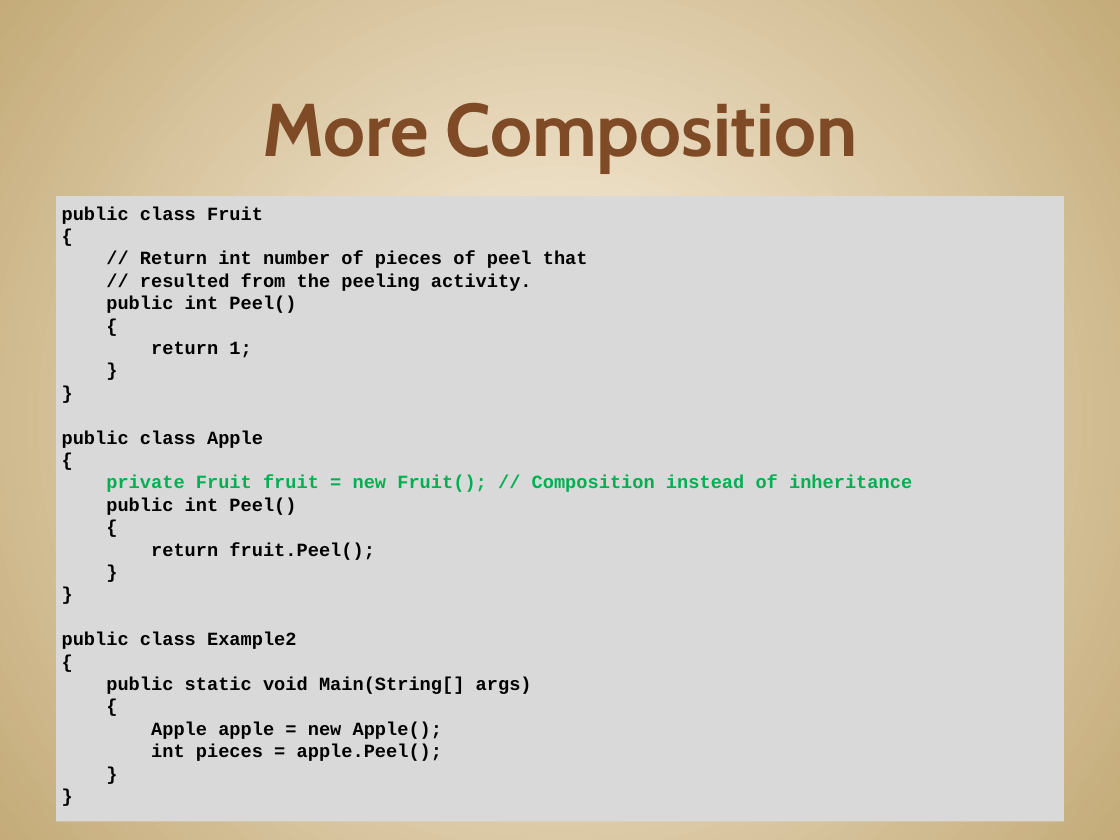
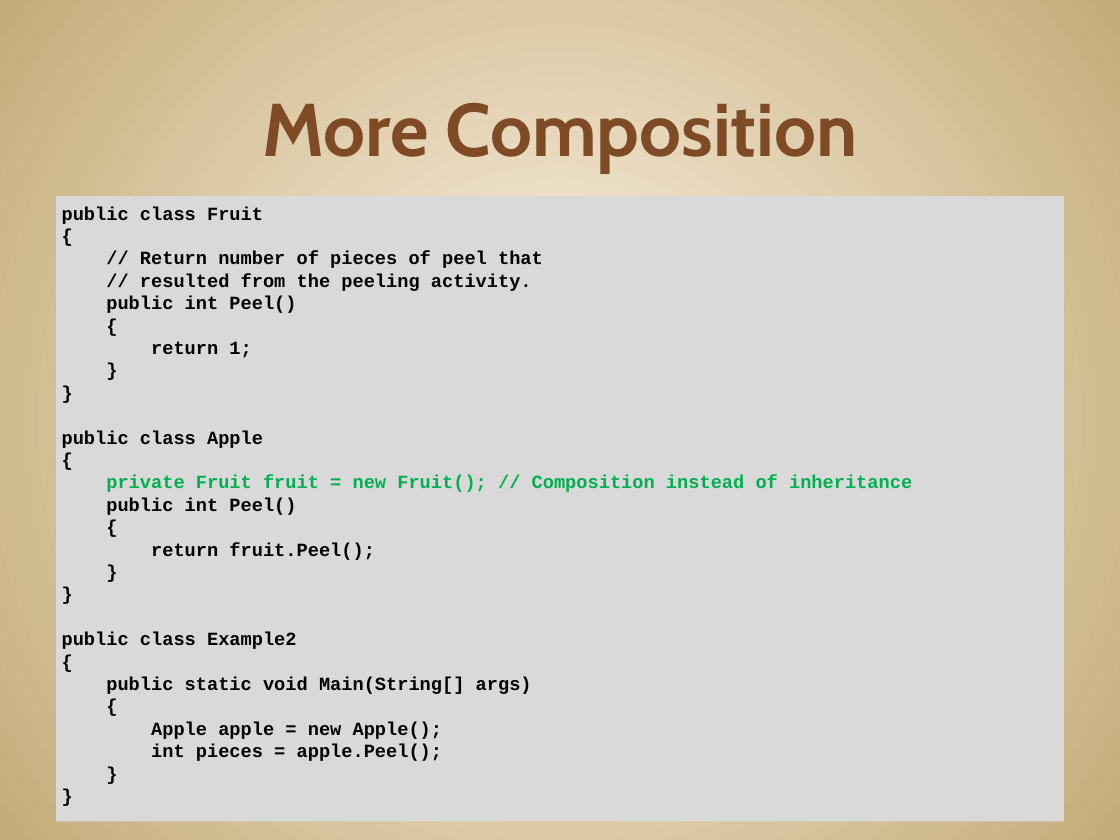
Before and after one commit to JonKruger/oop-solid-sample, a slide deck: slide 44 of slides/OOP-SOLID-CodeMash.pptx. Drawn at 1120x840 pixels with LibreOffice and Linux fonts; fonts in the diff are those of the drawing. Boxes give left, top, right and bottom in pixels: in the first picture for what was removed or moved away, otherwise in the second. Text is boxed around its words. In the diff, an @@ line names an element or a change of style, - is before the commit and + after.

```diff
--- a/slides/OOP-SOLID-CodeMash.pptx
+++ b/slides/OOP-SOLID-CodeMash.pptx
@@ text at (140,251,543,268): text changed @@
-// Return int number of pieces of peel that
+// Return number of pieces of peel that
```
Also in this commit, not shown: 11 other slides changed, 4 slides added, 4 slides removed, 4 other files.
